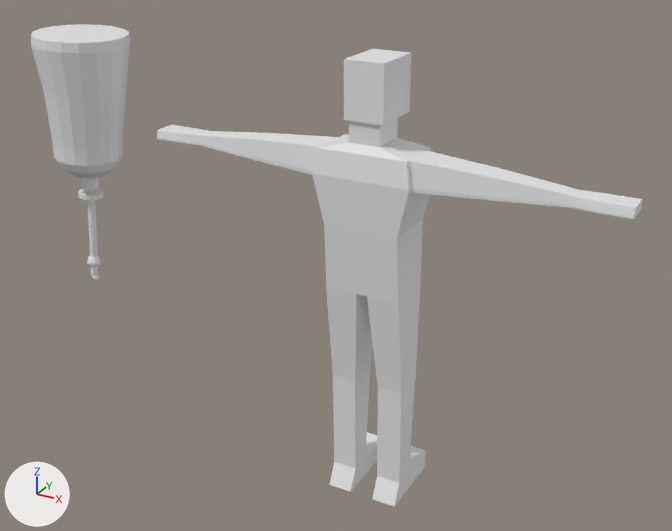
The Blender file art/models/props/party_popper/party_popper.blend: old version first, new version second.
Camera for both pictures: a camera (50 mm lens) standing at (2.99, -3.05, 2.55) and looking at (1.26, 0.09, 0.98). Arrows for +X, +Y and +Z are at lower left; the lights stay in place. The older version comes first.

Names of what the first picture shows: 'Cylinder', 'reference'.
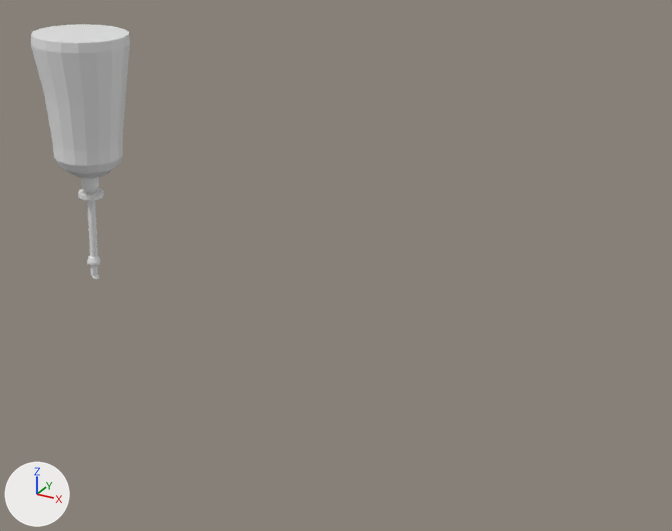
Where the change shows, as pixel boxes (x1, y1, x2, y2) in the pictures (672 x 531 px):
'reference', hidden
    before: (157, 49, 642, 506)

Edits to the bpy script that builds the scene:
```text
Change ob_reference:
    add ob_reference.hide_set(True)  # its collection is switched off
```
